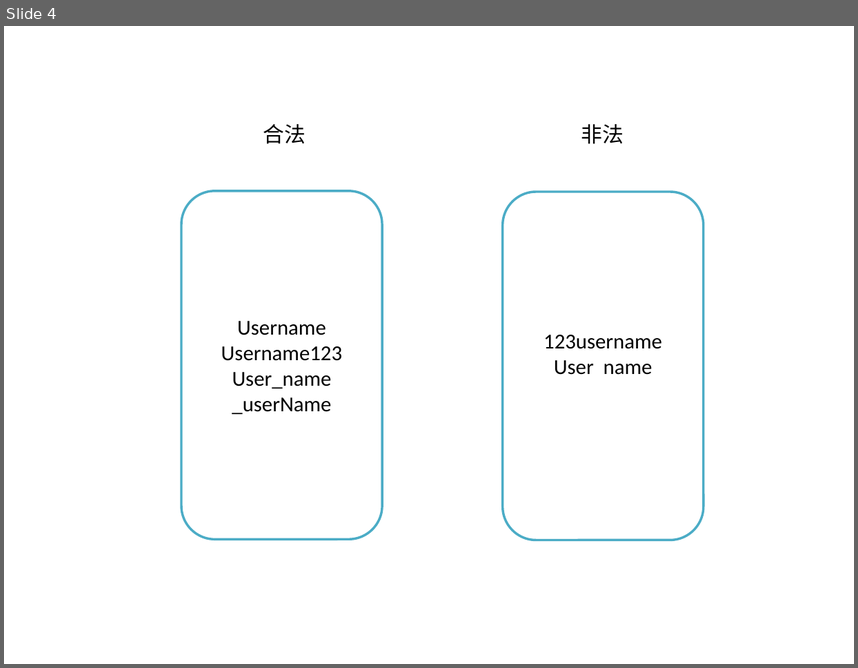
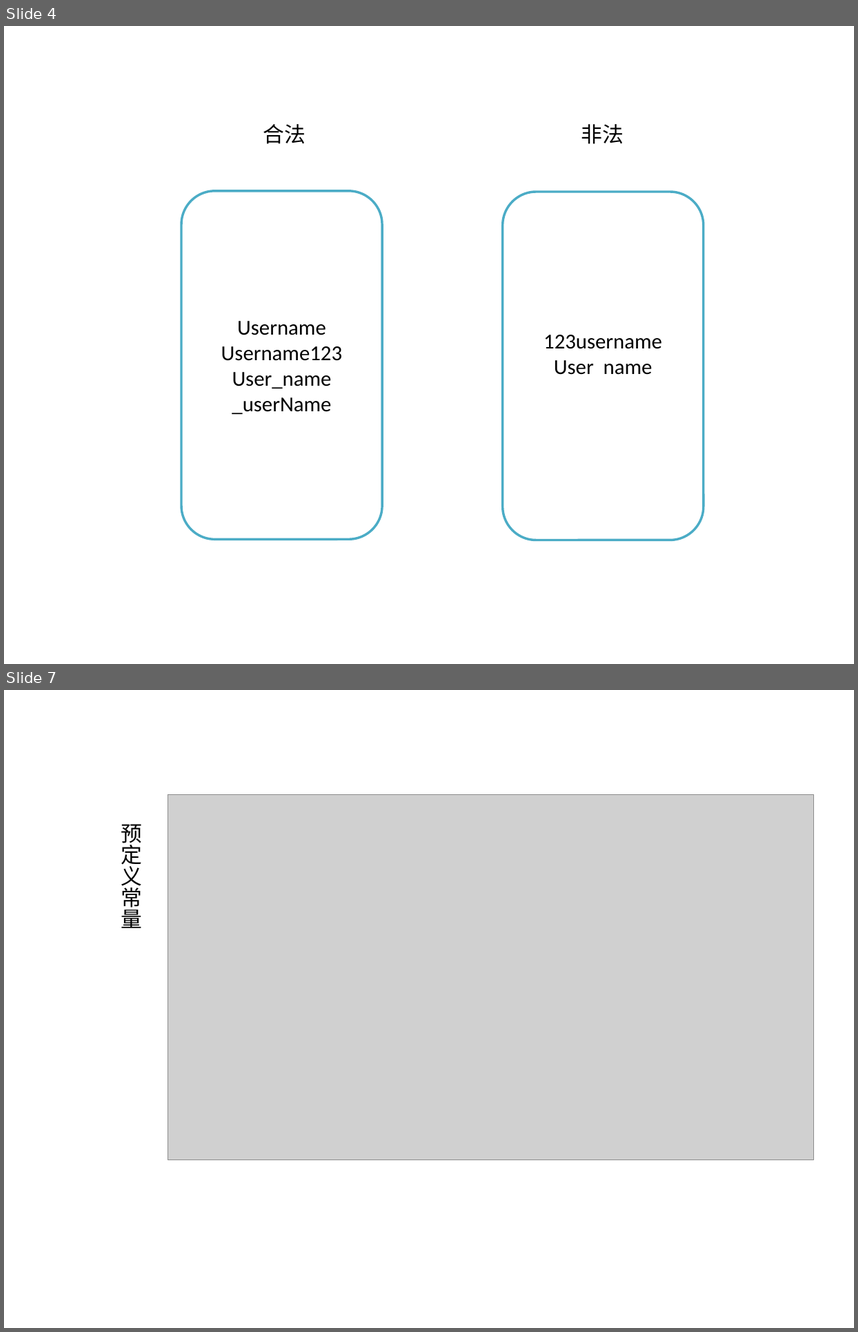
Before and after one commit to nubeier/competition, a slide deck: PHP.pptx. Shown one above the other, each under a label of ours: slide 4 before the commit, slides 4 and 7 after it; the slides between them are not shown. The pictures are 858x668 and 858x1332 pixels, drawn with LibreOffice and Linux fonts; fonts in the diff are those of the drawing; grey boxes stand for pictures; background and template pictures are left out. Boxes give left, top, right and bottom in pixels: in the first picture for what was removed or moved away, otherwise in the second. Text is boxed around its words. In the diff, an @@ line names an element or a change of style, - is before the commit and + after.

```diff
--- a/PHP.pptx
+++ b/PHP.pptx
@@ slide 7 added at [4,690,854,1328], background picture (left out) @@
@@ picture added at [168,795,814,1159] @@
@@ text added at [121,824,143,928], 18 pt, text #000000 @@
+预定义常量
```
Also in this commit, not shown: 3 other slides added.
